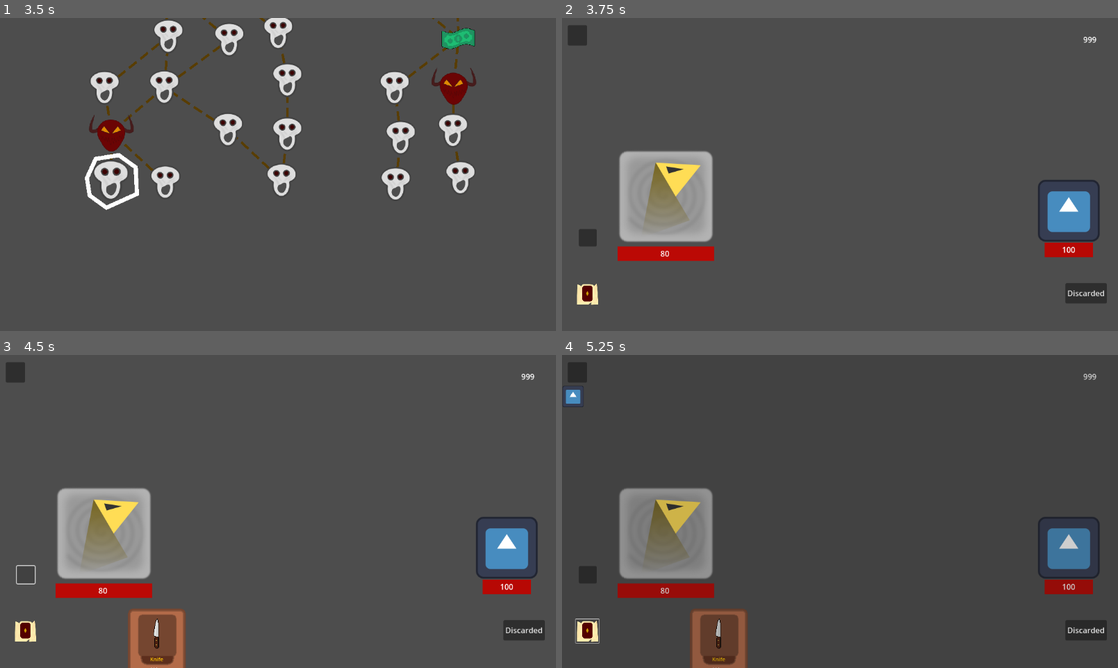
Above: before the commit, frames 1-4 (two rows, left to right).
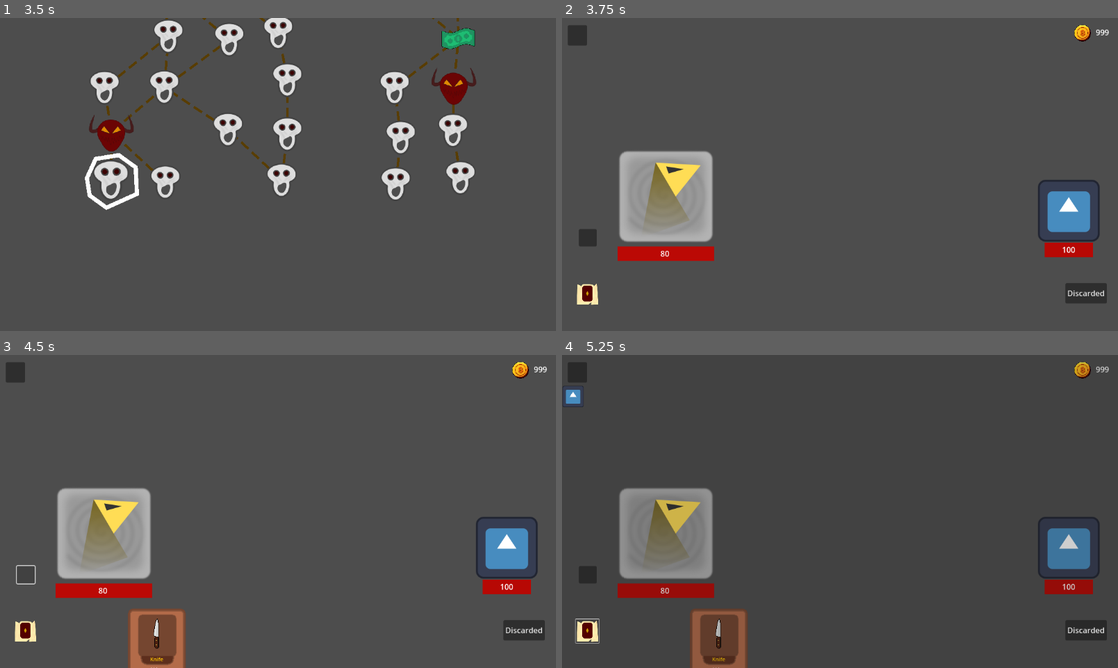
Above: after the commit, the same moments.

Repository: Frishkan/Reflex
Game: Godot game, scene res://scenes/start_screen.tscn
Same seed, same stepped clock (60 frames per second), same inputs: the game is played once before the commit and once after it. The engine's default icon, where the game draws it, is replaced by a stand-in: a white triangle on a blue panel in a dark square.
Inputs (mouse positions are in pixels of both pictures, inside the frame that each line leads up to):
- Up to frame 1 (3.5 s): click "Start" at 0.5 s; click (66, 77) at 1.25 s; click (483, 274) at 2 s; move the mouse to (111, 180) at 2.77 s; hold A (a) from 2.78 s (still down); click (111, 180) at 2.92 s; tap D (d) at 3.05 s
- Up to frame 2 (3.75 s): tap Enter at 3.5 s; move the mouse to (728, 180) at 3.52 s; release A (a) at 3.53 s; tap D (d) at 3.6 s; click (728, 180) at 3.67 s
- Up to frame 3 (4.5 s): tap F (f) at 3.8 s; click (27, 574) at 4.25 s
- Up to frame 4 (5.25 s): click (589, 630) at 5 s

Frame 1 is identical in both runs. In frame 2, 0.2% of the frame differs, in the area x 92-99%, y 2-8%; in frame 3, 0.2%; in frame 4, 0.2%.

Commit message:
Made Guitar Hero QTE, minor bug fixes with enemy spawn

Diff:
--- a/scenes/guitar_hero_qte.tscn
+++ b/scenes/guitar_hero_qte.tscn
@@ -1,3 +1,118 @@
-[gd_scene format=3 uid="uid://brw85t6dgtf8i"]
+[gd_scene load_steps=6 format=3 uid="uid://brw85t6dgtf8i"]
+
+[ext_resource type="Script" path="res://scripts/guitar_hero_qte.gd" id="1_wrcfa"]
+
+[sub_resource type="Gradient" id="Gradient_qwyxr"]
+colors = PackedColorArray(0.62597, 0.0593639, 0.773759, 1, 0.792571, 0.442062, 0.155225, 1)
+
+[sub_resource type="GradientTexture2D" id="GradientTexture2D_ki7bw"]
+gradient = SubResource("Gradient_qwyxr")
+width = 400
+height = 400
+fill_to = Vector2(0, 1)
+
+[sub_resource type="PlaceholderTexture2D" id="PlaceholderTexture2D_fi23l"]
+size = Vector2(80, 60)
+
+[sub_resource type="RectangleShape2D" id="RectangleShape2D_230h7"]
 
 [node name="GuitarHeroQTE" type="Node2D"]
+script = ExtResource("1_wrcfa")
+
+[node name="Background" type="Sprite2D" parent="."]
+position = Vector2(200, 200)
+texture = SubResource("GradientTexture2D_ki7bw")
+
+[node name="InputAreaA" type="Area2D" parent="."]
+position = Vector2(50, 370)
+
+[node name="InputAreaCircles" type="Sprite2D" parent="InputAreaA"]
+modulate = Color(1, 1, 1, 0.2)
+texture = SubResource("PlaceholderTexture2D_fi23l")
+
+[node name="CollisionShape2D" type="CollisionShape2D" parent="InputAreaA"]
+visible = false
+scale = Vector2(4, 3)
+shape = SubResource("RectangleShape2D_230h7")
+
+[node name="Label" type="Label" parent="InputAreaA"]
+offset_left = -20.0
+offset_top = -11.0
+offset_right = 20.0
+offset_bottom = 12.0
+text = "A"
+horizontal_alignment = 1
+
+[node name="InputAreaS" type="Area2D" parent="."]
+position = Vector2(150, 370)
+
+[node name="InputAreaCircles" type="Sprite2D" parent="InputAreaS"]
+modulate = Color(1, 1, 1, 0.2)
+texture = SubResource("PlaceholderTexture2D_fi23l")
+
+[node name="CollisionShape2D" type="CollisionShape2D" parent="InputAreaS"]
+visible = false
+scale = Vector2(4, 3)
+shape = SubResource("RectangleShape2D_230h7")
+
+[node name="Label" type="Label" parent="InputAreaS"]
+offset_left = -20.0
+offset_top = -11.0
+offset_right = 20.0
+offset_bottom = 12.0
+text = "S"
+horizontal_alignment = 1
+
+[node name="InputAreaD" type="Area2D" parent="."]
+position = Vector2(250, 370)
+
+[node name="InputAreaCircles" type="Sprite2D" parent="InputAreaD"]
+modulate = Color(1, 1, 1, 0.2)
+texture = SubResource("PlaceholderTexture2D_fi23l")
+
+[node name="CollisionShape2D" type="CollisionShape2D" parent="InputAreaD"]
+visible = false
+scale = Vector2(4, 3)
+shape = SubResource("RectangleShape2D_230h7")
+
+[node name="Label" type="Label" parent="InputAreaD"]
+offset_left = -20.0
+offset_top = -11.0
+offset_right = 20.0
+offset_bottom = 12.0
+text = "D"
+horizontal_alignment = 1
+
+[node name="InputAreaF" type="Area2D" parent="."]
+position = Vector2(350, 370)
+
+[node name="InputAreaCircles" type="Sprite2D" parent="InputAreaF"]
+modulate = Color(1, 1, 1, 0.2)
+texture = SubResource("PlaceholderTexture2D_fi23l")
+
+[node name="CollisionShape2D" type="CollisionShape2D" parent="InputAreaF"]
+visible = false
+scale = Vector2(4, 3)
+shape = SubResource("RectangleShape2D_230h7")
+
+[node name="Label" type="Label" parent="InputAreaF"]
+offset_left = -20.0
+offset_top = -11.0
+offset_right = 20.0
+offset_bottom = 12.0
+text = "F"
+horizontal_alignment = 1
+
+[node name="HitsContainer" type="Node2D" parent="."]
+
+[node name="Border" type="Sprite2D" parent="."]
+
+[connection signal="body_entered" from="InputAreaA" to="." method="_on_input_area_a_body_entered"]
+[connection signal="body_exited" from="InputAreaA" to="." method="_on_input_area_a_body_exited"]
+[connection signal="body_entered" from="InputAreaS" to="." method="_on_input_area_s_body_entered"]
+[connection signal="body_exited" from="InputAreaS" to="." method="_on_input_area_s_body_exited"]
+[connection signal="body_entered" from="InputAreaD" to="." method="_on_input_area_d_body_entered"]
+[connection signal="body_exited" from="InputAreaD" to="." method="_on_input_area_d_body_exited"]
+[connection signal="body_entered" from="InputAreaF" to="." method="_on_input_area_f_body_entered"]
+[connection signal="body_exited" from="InputAreaF" to="." method="_on_input_area_f_body_exited"]
+[connection signal="child_exiting_tree" from="HitsContainer" to="." method="_on_hits_container_child_exiting_tree"]
--- /dev/null
+++ b/scenes/guitar_hit.tscn
@@ -0,0 +1,23 @@
+[gd_scene load_steps=5 format=3 uid="uid://bl07wbpcywt05"]
+
+[ext_resource type="Script" path="res://scripts/guitar_hit.gd" id="1_oif21"]
+
+[sub_resource type="RectangleShape2D" id="RectangleShape2D_7br5x"]
+
+[sub_resource type="Gradient" id="Gradient_cr03g"]
+offsets = PackedFloat32Array(1)
+colors = PackedColorArray(1, 1, 1, 1)
+
+[sub_resource type="GradientTexture2D" id="GradientTexture2D_k1sad"]
+gradient = SubResource("Gradient_cr03g")
+width = 20
+height = 20
+
+[node name="GuitarHit" type="CharacterBody2D"]
+script = ExtResource("1_oif21")
+
+[node name="CollisionShape2D" type="CollisionShape2D" parent="."]
+shape = SubResource("RectangleShape2D_7br5x")
+
+[node name="Sprite2D" type="Sprite2D" parent="."]
+texture = SubResource("GradientTexture2D_k1sad")
--- a/scenes/hud.tscn
+++ b/scenes/hud.tscn
@@ -1,13 +1,51 @@
-[gd_scene load_steps=5 format=3 uid="uid://b5jjgoky4qx46"]
+[gd_scene load_steps=6 format=3 uid="uid://b5jjgoky4qx46"]
 
 [ext_resource type="Script" path="res://scripts/character_screen.gd" id="1_5vjsl"]
 [ext_resource type="Texture2D" uid="uid://br0ctp0iv3j74" path="res://textures/deck_button.png" id="2_lrc75"]
 [ext_resource type="Script" path="res://scripts/inventory.gd" id="3_s06af"]
 [ext_resource type="PackedScene" uid="uid://d3oa5axvtgx1k" path="res://scenes/hand.tscn" id="4_u08ry"]
+[ext_resource type="Texture2D" uid="uid://ba5s4ld6pvo2e" path="res://textures/Coin.png" id="5_jxt77"]
 
 [node name="hud" type="Node2D"]
 z_index = 1
 script = ExtResource("1_5vjsl")
+
+[node name="Inventory" type="Node2D" parent="."]
+z_index = 8
+script = ExtResource("3_s06af")
+
+[node name="Items" type="Node2D" parent="Inventory"]
+unique_name_in_owner = true
+
+[node name="Hand" parent="." instance=ExtResource("4_u08ry")]
+position = Vector2(147, 524)
+
+[node name="Button" type="Button" parent="Hand"]
+offset_left = -110.0
+offset_top = -88.0
+offset_right = -73.0
+offset_bottom = -52.0
+
+[node name="Gold" type="Node2D" parent="."]
+position = Vector2(1060, 10)
+
+[node name="GoldSprite" type="Sprite2D" parent="Gold"]
+position = Vector2(20, 20)
+scale = Vector2(0.3, 0.3)
+texture = ExtResource("5_jxt77")
+
+[node name="GoldNumber" type="Label" parent="Gold"]
+offset_left = 48.0
+offset_top = 7.0
+offset_right = 88.0
+offset_bottom = 30.0
+text = "999"
+
+[node name="Exit" type="Button" parent="."]
+offset_left = 14.0
+offset_top = 14.0
+offset_right = 54.0
+offset_bottom = 56.0
 
 [node name="Deck" type="Node2D" parent="."]
 z_index = 1
@@ -52,36 +90,7 @@
 offset_bottom = 590.0
 text = "Discarded"
 
-[node name="Exit" type="Button" parent="."]
-offset_left = 14.0
-offset_top = 14.0
-offset_right = 54.0
-offset_bottom = 56.0
-
-[node name="Gold" type="Label" parent="."]
-offset_left = 1082.0
-offset_top = 32.0
-offset_right = 1122.0
-offset_bottom = 55.0
-text = "999"
-
-[node name="Inventory" type="Node2D" parent="."]
-z_index = 8
-script = ExtResource("3_s06af")
-
-[node name="Items" type="Node2D" parent="Inventory"]
-unique_name_in_owner = true
-
-[node name="Hand" parent="." instance=ExtResource("4_u08ry")]
-position = Vector2(147, 524)
-
-[node name="Button" type="Button" parent="Hand"]
-offset_left = -110.0
-offset_top = -88.0
-offset_right = -73.0
-offset_bottom = -52.0
-
+[connection signal="pressed" from="Hand/Button" to="Hand" method="_on_button_pressed"]
+[connection signal="pressed" from="Exit" to="." method="_on_exit_pressed"]
 [connection signal="pressed" from="Deck/DeckButton" to="Inventory" method="_on_deck_button_pressed"]
 [connection signal="toggled" from="Deck/DeckButton" to="." method="_on_deck_button_toggled"]
-[connection signal="pressed" from="Exit" to="." method="_on_exit_pressed"]
-[connection signal="pressed" from="Hand/Button" to="Hand" method="_on_button_pressed"]
--- a/scripts/enemy_spawn.gd
+++ b/scripts/enemy_spawn.gd
@@ -12,7 +12,7 @@
 
 const FUNCTIONS := {
 	Card.Name.KNIFE: ["knife", [2, 5, 300, 0, false, -1]], ## QTE type, [dmg per hit, max hits, speed, dmg penalty for each miss, hero recieving?, multiplier : damage(-); heal(+)]
-	Card.Name.SKILLFULL_BARRAGE: ["guitar_hero", [3, 10, 600, 2, false, -1]],
+	Card.Name.SKILLFULL_BARRAGE: ["guitar_hero", [3, 10, 400, 2, false, -1]],
 }
 
 var rand_weights = {
@@ -33,11 +33,11 @@
 func spawn_enemy() :
 	var enemy_type_array : Array = get_enemies_array()
 
-	for enemy_type in enemy_type_array :
+	for enemy_index in enemy_type_array.size() :
 		var enemy_instance = ENEMY_ASSEMBLED.instantiate() as EnemyAssembled
 		enemies_node.add_child(enemy_instance)
-		enemy_instance.index = enemy_type_array.find(enemy_type)
-		enemy_instance.set_enemy(enemy_type)
+		enemy_instance.index = enemy_index
+		enemy_instance.set_enemy(enemy_type_array[enemy_index - 1])
 
 func get_enemies_array() -> Array :
 	setup_weights()
--- /dev/null
+++ b/scripts/guitar_hero_qte.gd
@@ -0,0 +1,82 @@
+extends Node2D
+
+var global_card_stats : Array
+var counter := 0
+var hits := 0
+var misses := 0
+const GUITAR_HIT = preload("res://scenes/guitar_hit.tscn")
+
+# Called when the node enters the scene tree for the first time.
+func _ready() -> void:
+	pass # Replace with function body.
+
+func start(card_stats : Array) :
+	global_card_stats = card_stats
+	for max_hits in global_card_stats[1] :
+		var roll := randi_range(0, 3)
+		var hit_instance = GUITAR_HIT.instantiate()
+		hit_instance.speed = global_card_stats[2]
+		hit_instance.position = Vector2(50 + roll * 100, -10)
+		$HitsContainer.add_child(hit_instance)
+		await get_tree().create_timer(global_card_stats[2] * 0.001 + 0.2).timeout
+
+func _input(event: InputEvent) -> void:
+	if event.is_action_pressed("a") :
+		if $HitsContainer.get_child(0).currently_in_area_a :
+			$HitsContainer.get_child(0).queue_free()
+			hits += 1
+		else :
+			misses += 1
+	elif event.is_action_pressed("s") :
+		if $HitsContainer.get_child(0).currently_in_area_s :
+			$HitsContainer.get_child(0).queue_free()
+			hits += 1
+		else :
+			misses += 1
+	elif event.is_action_pressed("d") :
+		if $HitsContainer.get_child(0).currently_in_area_d :
+			$HitsContainer.get_child(0).queue_free()
+			hits += 1
+		else :
+			misses += 1
+	elif event.is_action_pressed("f") :
+		if $HitsContainer.get_child(0).currently_in_area_f :
+			$HitsContainer.get_child(0).queue_free()
+			hits += 1
+		else :
+			misses += 1
+
+
+func _on_input_area_a_body_entered(body: CharacterBody2D) -> void:
+	body.currently_in_area_a = true
+
+func _on_input_area_a_body_exited(body: CharacterBody2D) -> void:
+	body.currently_in_area_a = false
+
+
+func _on_input_area_s_body_entered(body: CharacterBody2D) -> void:
+	body.currently_in_area_s = true
+
+func _on_input_area_s_body_exited(body: CharacterBody2D) -> void:
+	body.currently_in_area_s = false
+
+
+func _on_input_area_d_body_entered(body: CharacterBody2D) -> void:
+	body.currently_in_area_d = true
+
+func _on_input_area_d_body_exited(body: CharacterBody2D) -> void:
+	body.currently_in_area_d = false
+
+
+func _on_input_area_f_body_entered(body: CharacterBody2D) -> void:
+	body.currently_in_area_f = true
+
+func _on_input_area_f_body_exited(body: CharacterBody2D) -> void:
+	body.currently_in_area_f = false
+
+
+func _on_hits_container_child_exiting_tree(_node: Node) -> void:
+	if $HitsContainer.get_child_count() <= 1 && counter == global_card_stats[1]:
+		get_parent().get_parent().output((hits * global_card_stats[0] - (global_card_stats[1] - hits + misses) * global_card_stats[3]) * global_card_stats[5], global_card_stats[4])
+		get_parent().qte_active = false
+		queue_free()
--- /dev/null
+++ b/scripts/guitar_hit.gd
@@ -0,0 +1,17 @@
+extends CharacterBody2D
+
+var speed = 0
+
+var currently_in_area_a := false
+var currently_in_area_s := false
+var currently_in_area_d := false
+var currently_in_area_f := false
+
+func _ready() -> void:
+	get_parent().get_parent().counter += 1
+
+func _physics_process(delta: float) -> void:
+	translate(Vector2(0, speed * delta))
+	if position.y >= 410 :
+
+		queue_free()
--- a/scripts/knife_qte.gd
+++ b/scripts/knife_qte.gd
@@ -3,6 +3,7 @@
 const HIT = preload("res://scenes/knife_hit.tscn")
 var counter := 0
 var hits := 0
+var misses := 0
 var global_card_stats : Array
 
 
@@ -32,6 +33,6 @@
 
 func _on_hits_container_child_exiting_tree(_node: Node) -> void:
 	if $HitsContainer.get_child_count() <= 1 && counter == global_card_stats[1]:
-		get_parent().get_parent().output((hits * global_card_stats[0] - (global_card_stats[1] - hits) * global_card_stats[3]) * global_card_stats[5], global_card_stats[4])
+		get_parent().get_parent().output((hits * global_card_stats[0] - (global_card_stats[1] - hits + misses) * global_card_stats[3]) * global_card_stats[5], global_card_stats[4])
 		get_parent().qte_active = false
 		queue_free()
--- a/scripts/qt_es.gd
+++ b/scripts/qt_es.gd
@@ -1,6 +1,7 @@
 extends Node2D
 
 const KNIFE_QTE = preload("res://scenes/knife_qte.tscn")
+const GUITAR_HERO_QTE = preload("res://scenes/guitar_hero_qte.tscn")
 var qte_active := false
 
 func knife(card_stats : Array):
@@ -10,4 +11,8 @@
 	knife_qte.start(card_stats)
 
 func guitar_hero(card_stats : Array) :
-	print("initiating guitar hero QTE for ", card_stats)
+	qte_active = true
+	var guitar_hero_qte = GUITAR_HERO_QTE.instantiate()
+	guitar_hero_qte.position = Vector2(-200, -100)
+	add_child(guitar_hero_qte)
+	guitar_hero_qte.start(card_stats)
Binary file added: textures/Coin.png
Not shown, added: textures/Coin.png.import
Not shown, added: scenes/gam97DD.tmp
Not shown, added: scenes/gamDF28.tmp
